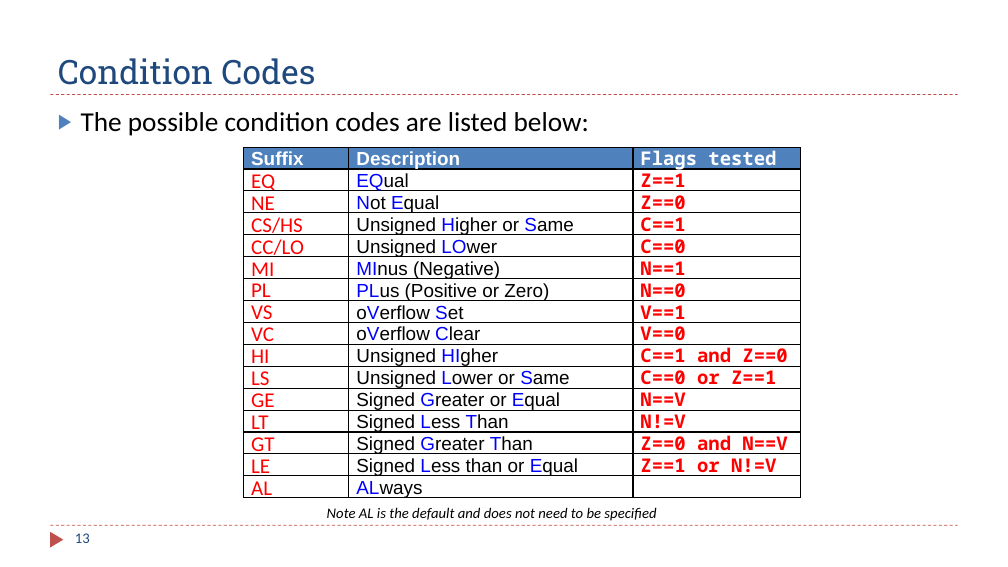
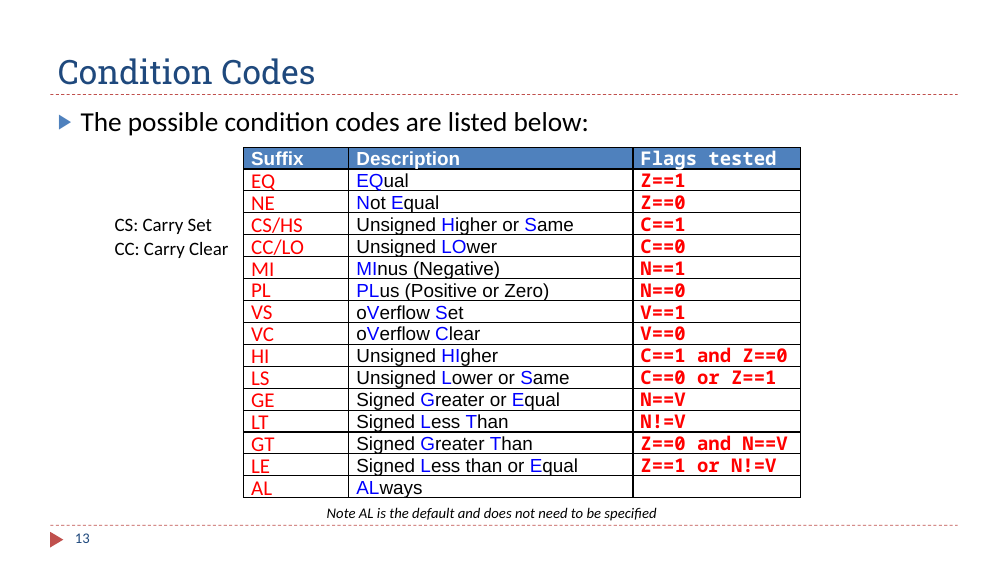
Before and after one commit to guhofstra/CSC111Sp26, a slide deck: slide 13 of PPTs/Ch6_ARM_Control_Flow.pptx. Drawn at 1008x567 pixels with LibreOffice and Linux fonts; fonts in the diff are those of the drawing. Boxes give left, top, right and bottom in pixels: in the first picture for what was removed or moved away, otherwise in the second. Text is boxed around its words. In the diff, an @@ line names an element or a change of style, - is before the commit and + after.

```diff
--- a/PPTs/Ch6_ARM_Control_Flow.pptx
+++ b/PPTs/Ch6_ARM_Control_Flow.pptx
@@ text added at (x1=115, y1=218, x2=212, y2=234), 18 pt, text #000000 @@
+CS: Carry Set
@@ text added at (x1=115, y1=242, x2=228, y2=258), 18 pt, text #000000 @@
+CC: Carry Clear
```
Also in this commit, not shown: 11 other slides changed, 1 slide added, 1 other file.
